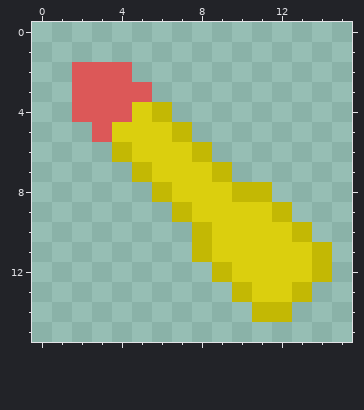
Two states of a pixel-art sprite, textures/bullet_shell.png. The first picture shows the starting point.
The file is 16x16 pixels.
Once edited:
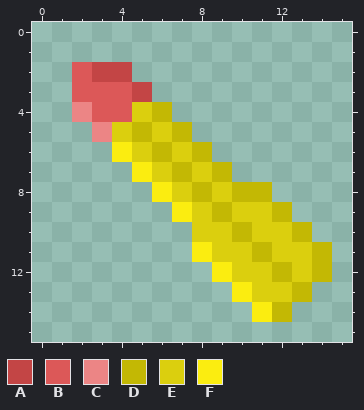
Palette (. is transparent): A #c34545  B #dc5858  C #ec8585  D #c3b804  E #dbcf0e  F #fbed10
Edits made:
@@ x 0..15 @@
  1 ................
- 2 ..BBB...........
- 3 ..BBBB..........
- 4 ..BBBED.........
- 5 ...BEEED........
- 6 ....DEEED.......
- 7 .....DEEED......
- 8 ......DEEEDD....
- 9 .......DEEEED...
-10 ........DEEEED..
-11 ........DEEEEED.
-12 .........DEEEED.
-13 ..........DEED..
-14 ...........DD...
+ 2 ..BAA...........
+ 3 ..BBBA..........
+ 4 ..CBBED.........
+ 5 ...CEDED........
+ 6 ....FEDED.......
+ 7 .....FEDED......
+ 8 ......FEDEDD....
+ 9 .......FEDEED...
+10 ........EEDEED..
+11 ........FEEDEED.
+12 .........FEEDED.
+13 ..........FEED..
+14 ...........FD...
 15 ................
Boxes around the changes in both pictures, in picture pixels (x1, y1, x2, y2):
changed: (72, 62, 292, 322)
